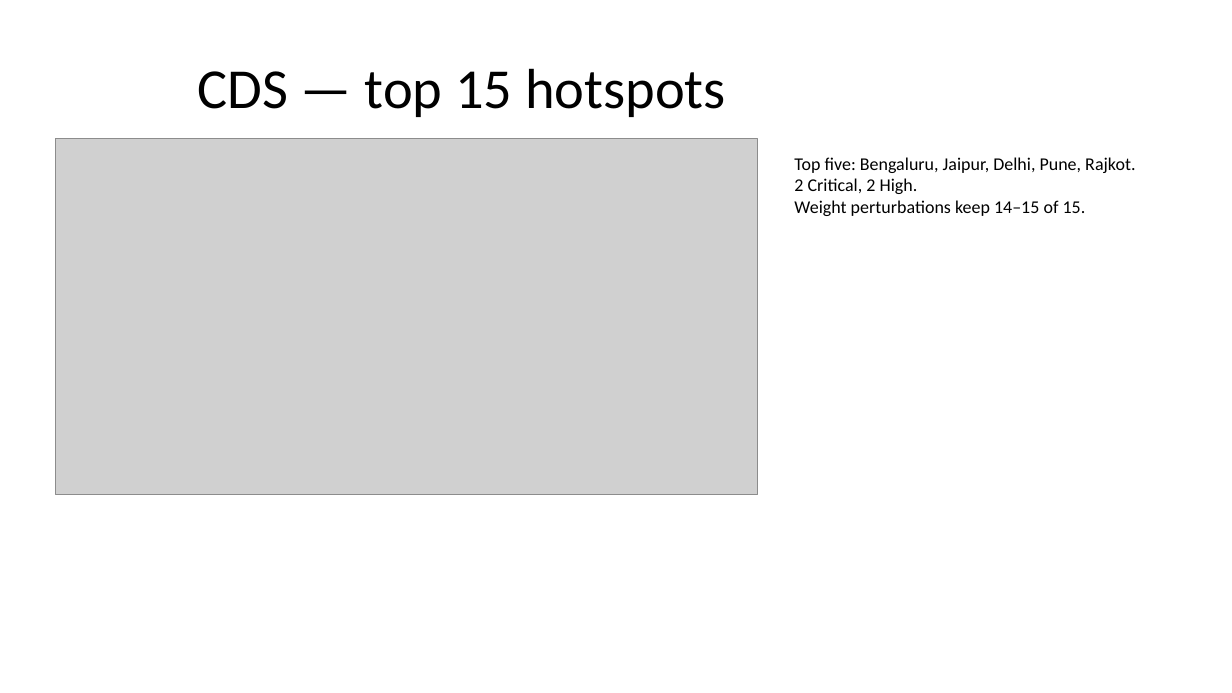
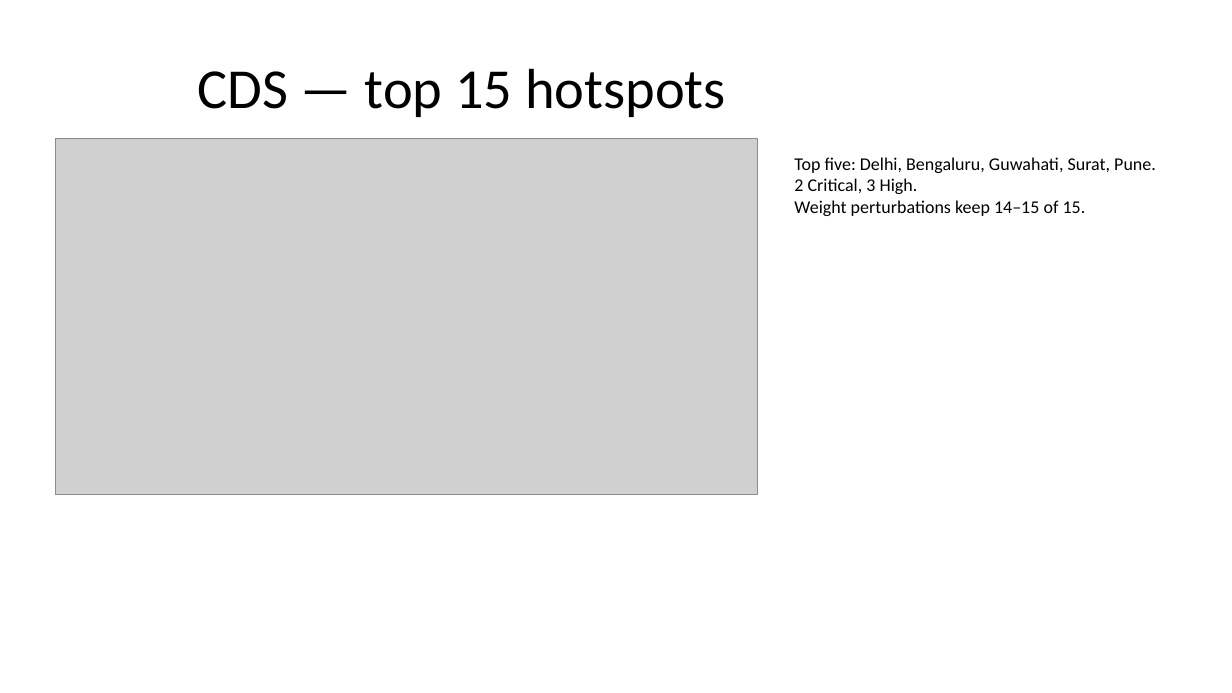
Before and after one commit to kirtankumarsanghi/EVision, a slide deck: slide 9 of backend/reports/final_deck.pptx. Drawn at 1232x693 pixels with LibreOffice and Linux fonts; fonts in the diff are those of the drawing; grey boxes stand for pictures. Boxes give left, top, right and bottom in pixels: in the first picture for what was removed or moved away, otherwise in the second. Text is boxed around its words. In the diff, an @@ line names an element or a change of style, - is before the commit and + after.

Commit message:
feat(models): upgrade M1, M2, and M3 metrics and regenerate pipeline reports
- M1: add structural supply, vehicle-mix, and RTO terms; LOOCV R2 0.60 -> 0.89, MAE 404 -> 288, NegBin AIC 741.5 -> 731.6
- M2: focus on high-signal exogenous predictors; CV AUC 0.86/0.84 -> 0.915/0.914, LOOCV accuracy 0.78/0.80 -> 0.902, continuous R2 0.49 -> 0.54
- M3: add causal post-2022 log-linear drift calibration; holdout bias -21.8% -> -2.5%, holdout RMSE/level 0.032 -> 0.025, rolling-origin RMSE 415 -> 293
- Pipeline: regenerate all processed CSVs, metrics reports, deck, Word docs, and Jupyter notebooks

```diff
--- a/backend/reports/final_deck.pptx
+++ b/backend/reports/final_deck.pptx
@@ text at (x1=794, y1=157, x2=1156, y2=194): text changed @@
-Top five: Bengaluru, Jaipur, Delhi, Pune, Rajkot.
-2 Critical, 2 High.
+Top five: Delhi, Bengaluru, Guwahati, Surat, Pune.
+2 Critical, 3 High.
```
Also in this commit, not shown: 2 other slides changed, 49 other files.
